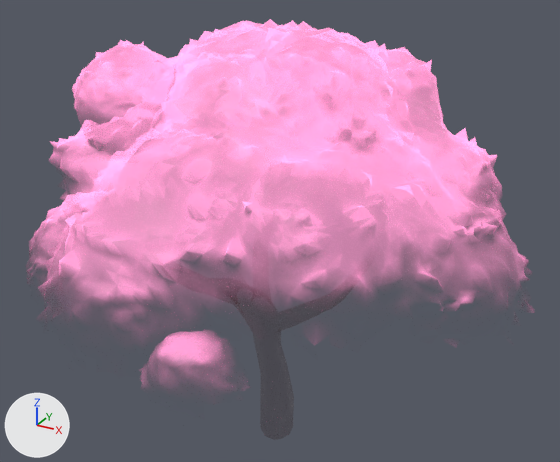
A saved change to the glTF model mesh/sakura tree.gltf.
Rendered twice from a 50 mm camera at (9.6, -16.4, 13.66) aimed at (0.5, 0.14, 5.39). The axes (+X, +Y, +Z) are drawn at lower left. The lights are the same throughout. Where no turn or scale is listed for an object, it has been applied to the vertices.

The first picture shows 'sakura blossom main'.
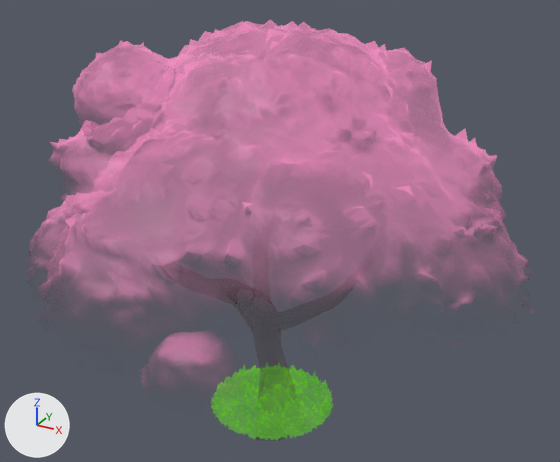
The newer file is also turned or shifted as a whole; pictures and numbers use the older file's frame.

Location of each change, (x1, y1, x2, y2) in pixels of the pictures (560 x 462 px):
```json
{"object": "sakura blossom main", "change": "recoloured", "before": [47, 19, 497, 360], "after": [47, 19, 497, 360]}
{"object": "grass", "change": "added", "after": [211, 362, 333, 440]}
```

Scene script edits in JSON lines:
```json
{"op": "add", "block": "img_grass", "code": ["img_grass = load_image('grass', 'grass.png', 1000, 1000, 'sRGB')"]}
{"block": "mat_sakura_tree_top", "where": "n0 = _N.new('ShaderNodeBsdfPrincipled'); n0.name = 'Principled BSDF'"}
{"op": "set", "path": "n0.inputs[28].default_value", "old": "3.0", "new": "1.6", "note": "'Emission Strength'"}
{"op": "add", "block": "mat_sakura_tree_top", "code": "n4 = _N.new('ShaderNodeMix'); n4.name = 'Mix'"}
{"op": "add", "block": "mat_sakura_tree_top", "code": "n4.data_type = 'RGBA'"}
{"op": "add", "block": "mat_sakura_tree_top", "code": "n4.blend_type = 'MULTIPLY'"}
{"op": "add", "block": "mat_sakura_tree_top", "code": "n4.inputs[0].default_value = 1.0  # 'Factor'"}
{"op": "add", "block": "mat_sakura_tree_top", "code": "n4.inputs[7].default_value = (0.0, 0.0, 0.0, 1.0)  # 'B', black #000000"}
{"block": "mat_sakura_tree_top", "where": "n3 = _N.new('ShaderNodeTexImage'); n3.name = 'Image Texture.001'"}
{"op": "remove", "block": "mat_sakura_tree_top", "code": "_L.new(n3.outputs[0], n0.inputs[0])  # 'Color' to 'Base Color'"}
{"op": "add", "block": "mat_sakura_tree_top", "code": "_L.new(n4.outputs[2], n0.inputs[0])  # 'Result' to 'Base Color'"}
{"op": "add", "block": "mat_sakura_tree_top", "code": "_L.new(n3.outputs[0], n4.inputs[6])  # 'Color' to 'A'"}
{"op": "add", "block": "mat_grass", "code": ["mat_grass = bpy.data.materials.new('grass')", "# colours: black #000000", "# uses the picture img_grass"]}
{"op": "add", "block": "me_plane_002", "code": ["me_plane_002 = bpy.data.meshes.new('Plane.002')", "me_plane_002.from_pydata(...)  # 2598 vertices, 4970 faces; spans x -1.75..1.75, y -1.75..1.75, z 0.0..0.3", "me_plane_002.materials.append(mat_grass)"]}
{"op": "add", "block": "ob_grass", "code": ["ob_grass = bpy.data.objects.new('grass', me_plane_002)", "ob_grass.location = (0.33, 0.0, -0.01)"]}
```
